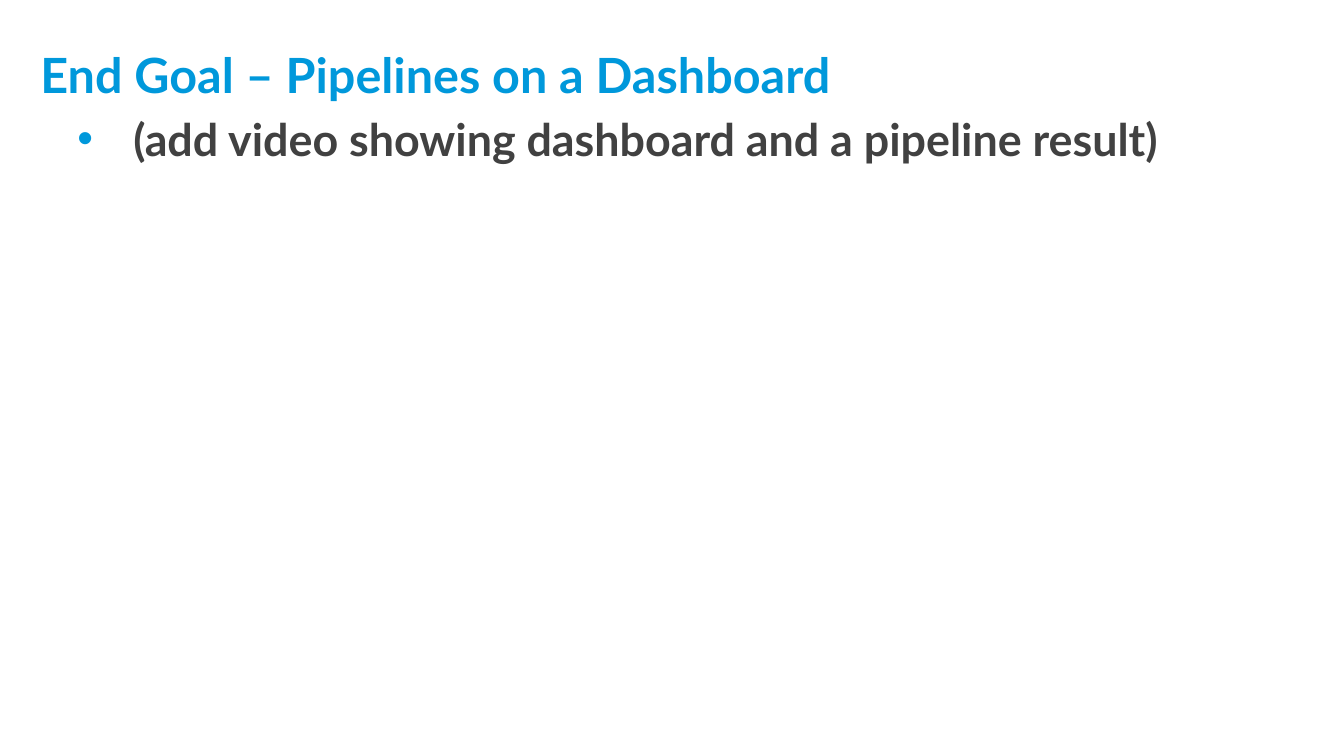
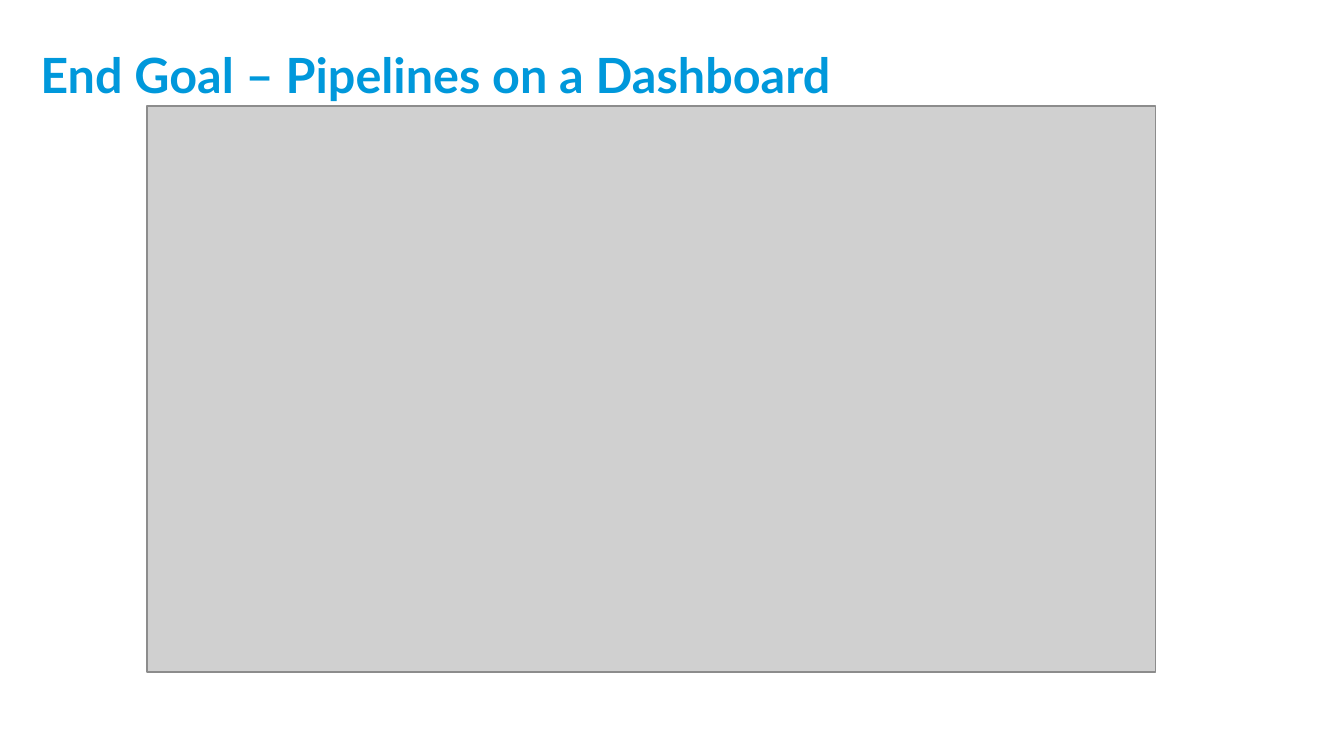
Before and after one commit to threexc/yocto-tekton, a slide deck: slide 13 of yddtalk/YP_DevDay_k8s_tekton.odp (slide 14 before the commit). Drawn at 1344x756 pixels with LibreOffice and Linux fonts; fonts in the diff are those of the drawing; grey boxes stand for pictures; background and template pictures are left out. Boxes give left, top, right and bottom in pixels: in the first picture for what was removed or moved away, otherwise in the second. Text is boxed around its words. In the diff, an @@ line names an element or a change of style, - is before the commit and + after.

```diff
--- a/yddtalk/YP_DevDay_k8s_tekton.odp
+++ b/yddtalk/YP_DevDay_k8s_tekton.odp
@@ picture added at bbox=[146, 106, 1156, 672] @@
@@ text removed at bbox=[133, 121, 1158, 164] @@
-• (add video showing dashboard and a pipeline result)
```
Also in this commit, not shown: 2 other slides changed, 1 slide added, 2 slides removed.
